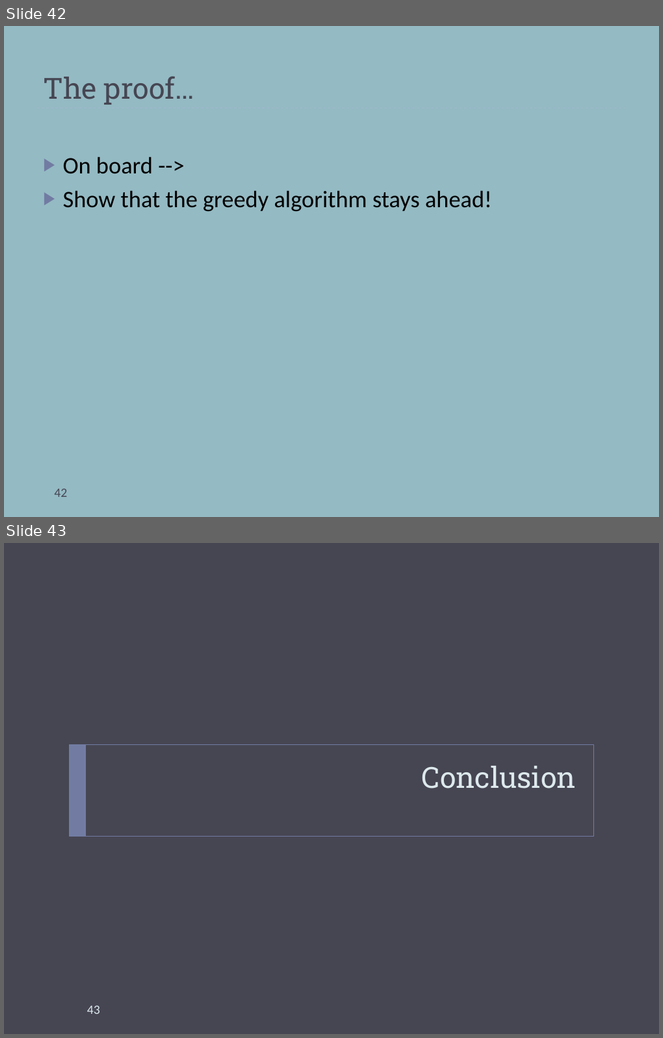
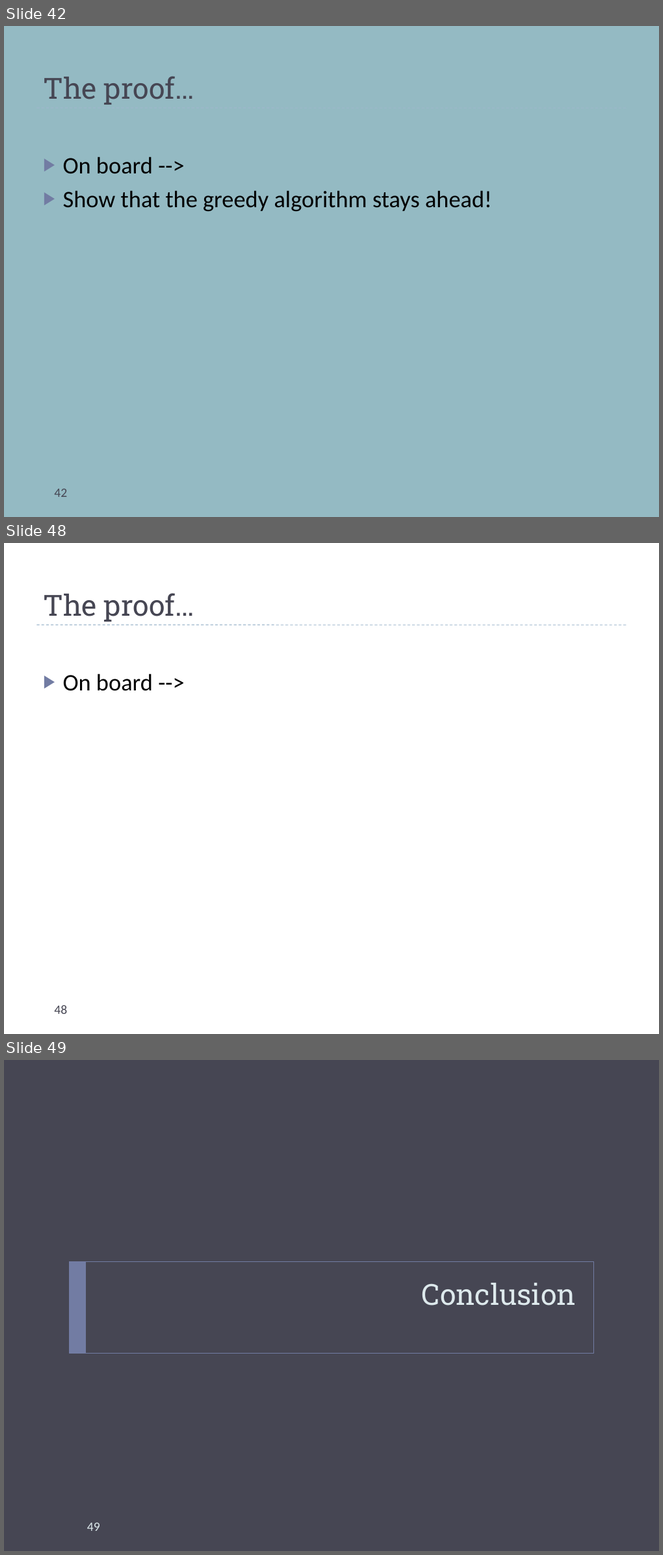
Before and after one commit to markfloryan/dsa2, a slide deck: slides/greedy.pptx. Shown one above the other, each under a label of ours: slides 42 and 43 before the commit, slides 42, 48 and 49 after it; the slides between them are not shown. The pictures are 663x1038 and 663x1555 pixels, drawn with LibreOffice and Linux fonts; fonts in the diff are those of the drawing. Boxes give left, top, right and bottom in pixels: in the first picture for what was removed or moved away, otherwise in the second. Text is boxed around its words. In the diff, an @@ line names an element or a change of style, - is before the commit and + after.

```diff
--- a/slides/greedy.pptx
+++ b/slides/greedy.pptx
@@ slide 48 added at [4,543,659,1034], background #FFFFFF; not listed: 1 template element that a slide beside it also shows @@
@@ title added at [43,593,194,622], 32 pt, text #464653 @@
+The proof…
@@ text added at [63,674,153,691], 26 pt, text #000000 @@
+▶ On board -->
@@ page number added at [54,1005,67,1014], 14 pt, text #464653 @@
+48
@@ what was slide 43 is now slide 49 @@
@@ page number at [87,1523,100,1531]: text changed @@
-43
+49
```
Also in this commit, not shown: 1 slide changed, 5 other slides added, 2 other files.
